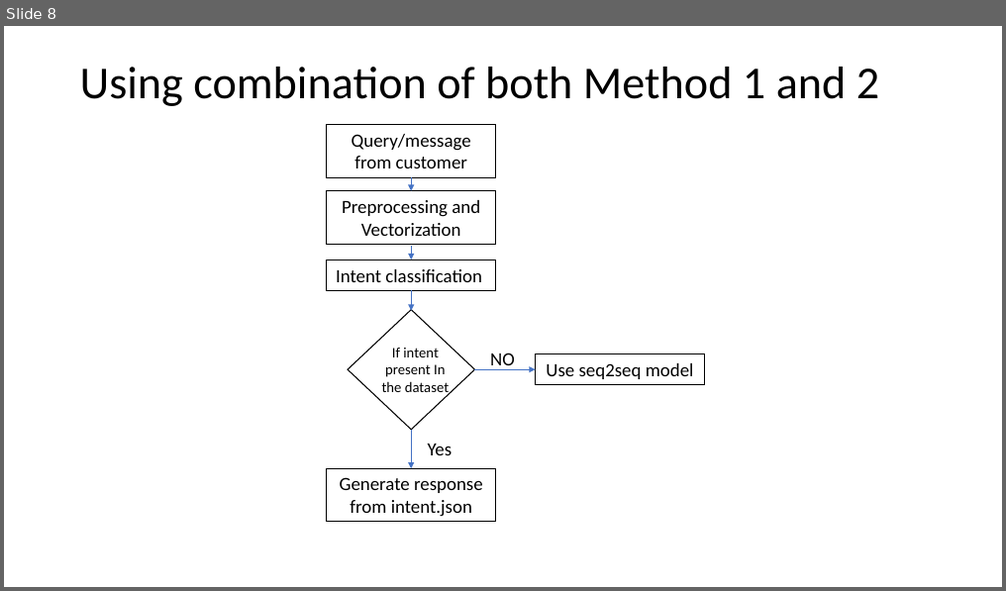
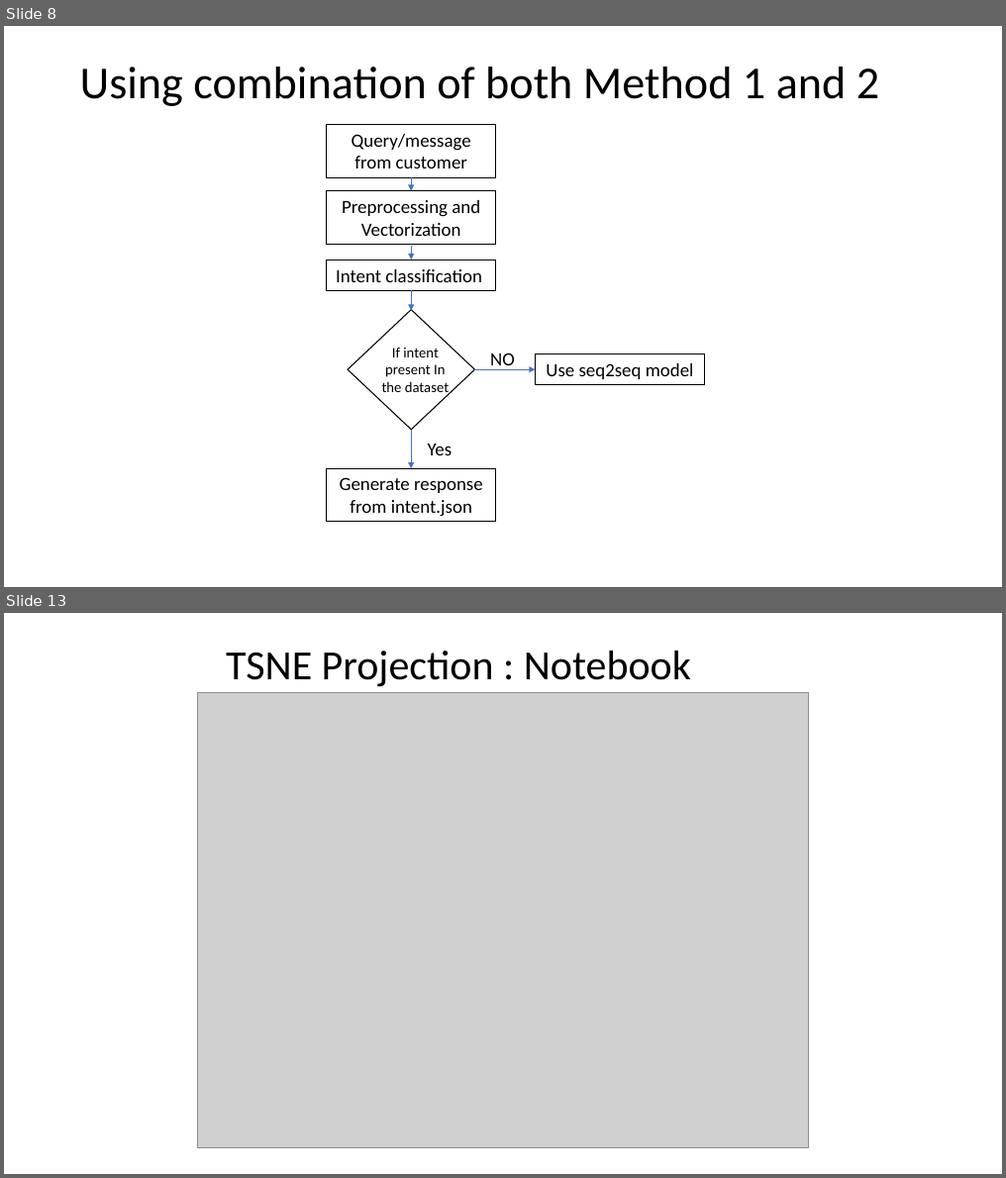
Before and after one commit to Pradnya1208/Intent-classification-based-food-delivery-chatbot, a slide deck: Research/Food Delivery Chatbot.pptx. Shown one above the other, each under a label of ours: slide 8 before the commit, slides 8 and 13 after it; the slides between them are not shown. The pictures are 1006x591 and 1006x1178 pixels, drawn with LibreOffice and Linux fonts; fonts in the diff are those of the drawing; grey boxes stand for pictures. Boxes give left, top, right and bottom in pixels: in the first picture for what was removed or moved away, otherwise in the second. Text is boxed around its words. In the diff, an @@ line names an element or a change of style, - is before the commit and + after.

```diff
--- a/Research/Food Delivery Chatbot.pptx
+++ b/Research/Food Delivery Chatbot.pptx
@@ slide 13 added at (4,613,1002,1174), background #FFFFFF @@
@@ text added at (226,651,691,687), 40 pt, text #000000 @@
+TSNE Projection : Notebook
@@ picture added at (197,692,809,1149) @@
```
Also in this commit, not shown: 1 slide changed, 4 other slides added.
